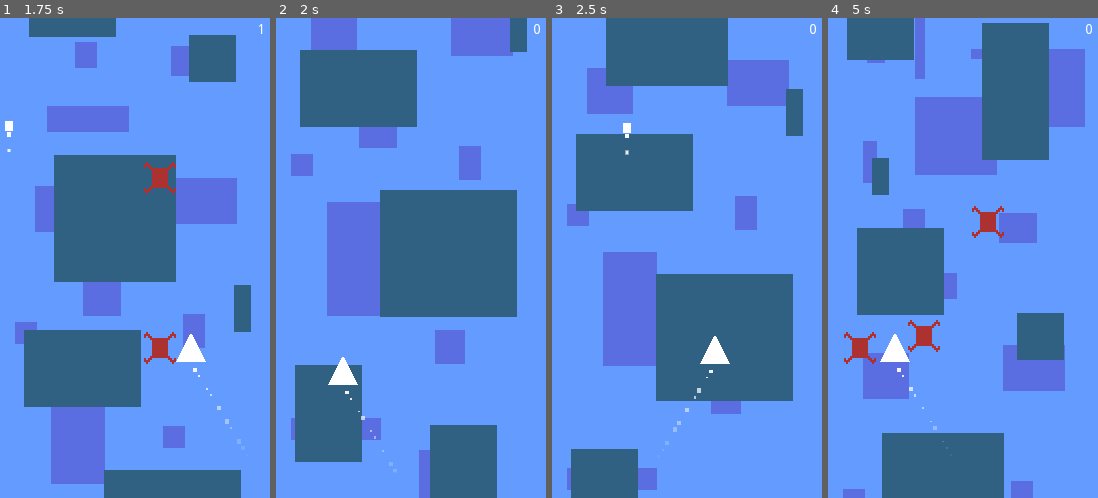
Above: before the commit, frames 1-4 (left to right).
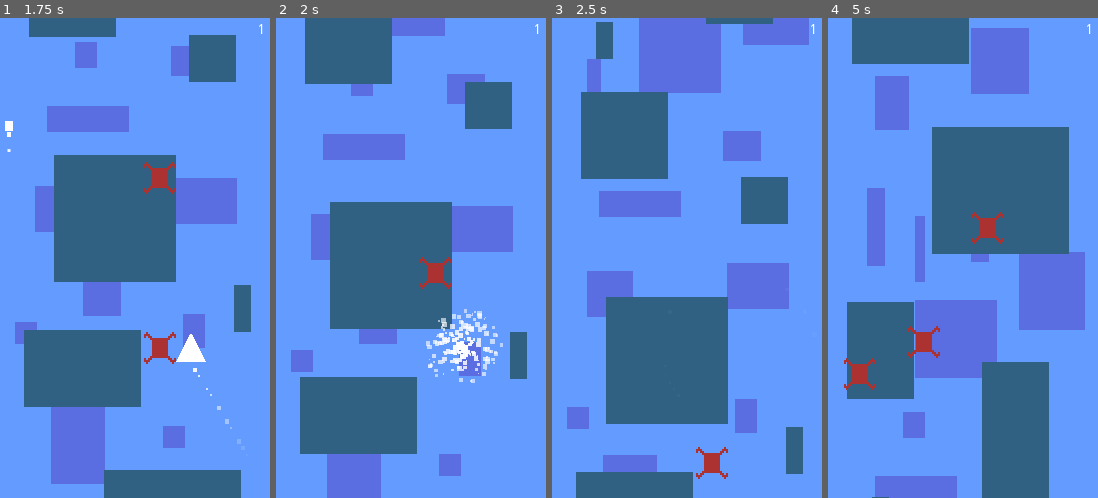
Above: after the commit, the same moments.

Repository: elektito/reverse-streak
Game: Godot game, scene res://Game.tscn
The game is run twice, just before and just after one commit, with the same random seed, the same clock (stepped at 60 frames per second) and the same inputs. Sound files missing from this copy of the repository are replaced by a short silence.
Inputs:
- Up to frame 1 (1.75 s): hold Right (right) 0.53-1.28 s; tap Space (shoot) at 0.6, 1.35 s; hold Left (left) from 1.28 s (still down)
- Up to frame 2 (2 s): keep holding Left (left)
- Up to frame 3 (2.5 s): release Left (left) at 2.03 s; hold Right (right) from 2.03 s (still down); tap Space (shoot) at 2.1 s
- Up to frame 4 (5 s): tap Space (shoot) at 2.85, 3.6, 4.35 s; release Right (right) at 3.53 s; hold Left (left) from 3.53 s (still down)

Frame 1 is identical in both runs. In frame 2, 42% of the frame differs, in the area x 5-98%, y 0-100%; in frame 3, 43%; in frame 4, 58%.

Commit message:
Death animation

Diff:
--- a/Enemy.gd
+++ b/Enemy.gd
@@ -7,8 +7,9 @@
 export(EnemyType) var type = EnemyType.NORMAL_ENEMY setget set_type, get_type
 
 var ship
+var keep_y = false
 
-var keep_y = false
+onready var sprite = $sprite
 
 func _on_Enemy_area_entered(area):
 	if area.is_in_group("bullets"):
@@ -18,9 +19,11 @@
 
 
 func _physics_process(delta):
-	if ship and global_position.y >= ship.global_position.y and not keep_y:
+	if ship and not ship.has_died and global_position.y >= ship.global_position.y and not keep_y:
 		$death_timer.start()
 		keep_y = true
+	elif ship.has_died and global_position.y >= ship.get_parent().get_parent().rect_size.y + sprite.texture.get_size().y:
+		die()
 
 	if keep_y and ship:
 		global_position.y = ship.global_position.y
--- a/Game.gd
+++ b/Game.gd
@@ -30,6 +30,10 @@
 
 
 func _physics_process(delta):
+	camera.position.y -= VERTICAL_SPEED * delta
+	if ship.has_died:
+		return
+
 	var dir = Vector2.ZERO
 	if Input.is_action_pressed("left"):
 		dir = Vector2.LEFT
@@ -40,7 +44,6 @@
 		dir = -dir
 
 	ship.position += dir * HORIZONTAL_SPEED * delta
-	camera.position.y -= VERTICAL_SPEED * delta
 
 	if Input.is_action_just_pressed("shoot"):
 		var bullet = preload("res://Bullet.tscn").instance()
@@ -72,6 +75,10 @@
 		reverse_controls()
 
 
+func _on_ship_death_started():
+	pass
+
+
 func _process(delta):
 	score_label.text = str(score)
 
--- a/Game.tscn
+++ b/Game.tscn
@@ -75,4 +75,5 @@
 "_edit_use_anchors_": false
 }
 
+[connection signal="death_started" from="camera/ship" to="." method="_on_ship_death_started"]
 [connection signal="timeout" from="enemy_spawn_timer" to="." method="_on_enemy_spawn_timer_timeout"]
--- a/Ship.gd
+++ b/Ship.gd
@@ -1,8 +1,12 @@
 extends Area2D
+
+signal death_started()
+signal died()
 
 export (Vector2) var game_screen_size := Vector2(ProjectSettings.get('display/window/size/width'), ProjectSettings.get('display/window/size/height'))
 
 var size := Vector2.ZERO setget set_size, get_size
+var has_died := false
 
 onready var sprite: Sprite = $sprite
 onready var shape: CollisionPolygon2D = $shape
@@ -49,8 +53,24 @@
 
 
 func _on_Ship_area_entered(area):
-	die()
+	if not has_died:
+		die()
 
 
 func die():
+	has_died = true
+	emit_signal("death_started")
+	$sprite.visible = false
+	$explosion_disc.visible = true
+	$shape.set_deferred("disabled", true)
+	$trail_particles.visible = false
+	$explosion_particles.emitting = true
+	yield(get_tree().create_timer(0.02), "timeout")
+	$explosion_disc.visible = false
+	yield(get_tree().create_timer(0.02), "timeout")
+	$explosion_disc.visible = true
+	yield(get_tree().create_timer(0.02), "timeout")
+	$explosion_disc.visible = false
+	yield(get_tree().create_timer($explosion_particles.lifetime * 8), "timeout")
+	emit_signal("died")
 	get_tree().reload_current_scene()
--- a/Ship.tscn
+++ b/Ship.tscn
@@ -1,7 +1,8 @@
-[gd_scene load_steps=4 format=2]
+[gd_scene load_steps=5 format=2]
 
 [ext_resource path="res://assets/ship.png" type="Texture" id=1]
 [ext_resource path="res://Ship.gd" type="Script" id=2]
+[ext_resource path="res://assets/explosion-disc.png" type="Texture" id=3]
 
 [sub_resource type="Gradient" id=1]
 colors = PoolColorArray( 1, 1, 1, 1, 1, 1, 1, 0 )
@@ -16,7 +17,7 @@
 [node name="shape" type="CollisionPolygon2D" parent="."]
 polygon = PoolVector2Array( -14, 13, 0, -14, 14, 13 )
 
-[node name="particles" type="CPUParticles2D" parent="."]
+[node name="trail_particles" type="CPUParticles2D" parent="."]
 position = Vector2( 0, 15 )
 amount = 10
 lifetime = 0.25
@@ -25,4 +26,24 @@
 scale_amount_random = 1.0
 color_ramp = SubResource( 1 )
 
+[node name="explosion_particles" type="CPUParticles2D" parent="."]
+emitting = false
+amount = 200
+lifetime = 0.5
+one_shot = true
+explosiveness = 0.5
+spread = 180.0
+gravity = Vector2( 0, 0 )
+initial_velocity = 175.0
+linear_accel = -80.0
+scale_amount = 5.0
+scale_amount_random = 1.0
+color_ramp = SubResource( 1 )
+
+[node name="explosion_disc" type="Sprite" parent="."]
+visible = false
+modulate = Color( 1, 1, 1, 0.25098 )
+scale = Vector2( 0.75, 0.75 )
+texture = ExtResource( 3 )
+
 [connection signal="area_entered" from="." to="." method="_on_Ship_area_entered"]
Binary file added: assets/explosion-disc.png
Not shown, added: assets/explosion-disc.png.import
